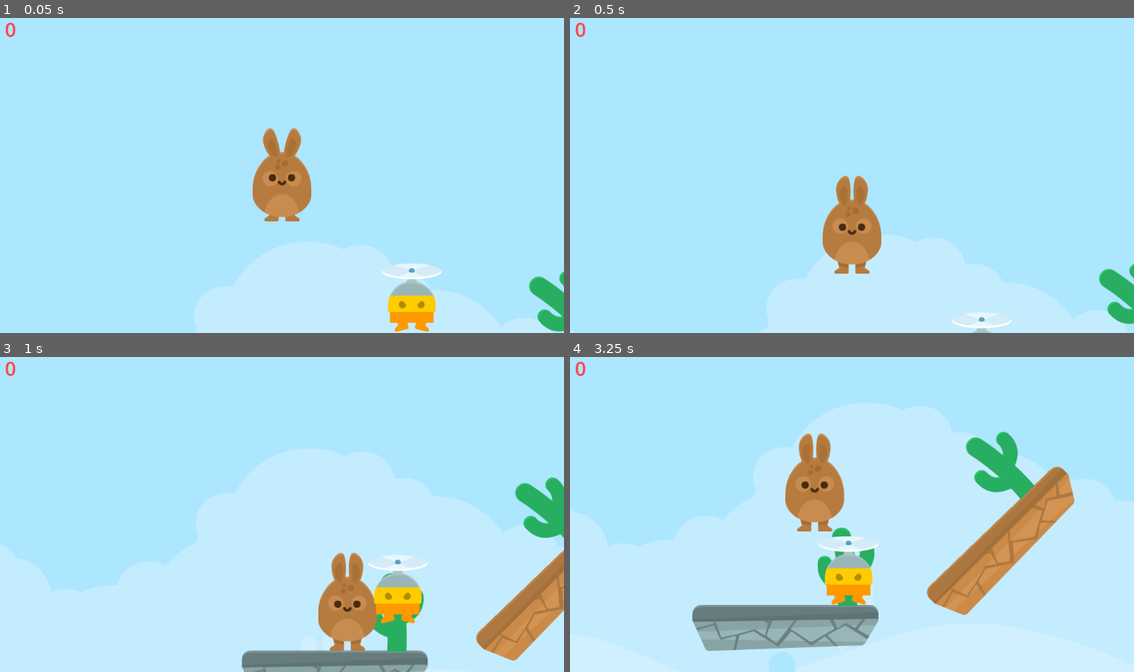
Above: before the commit, frames 1-4 (two rows, left to right).
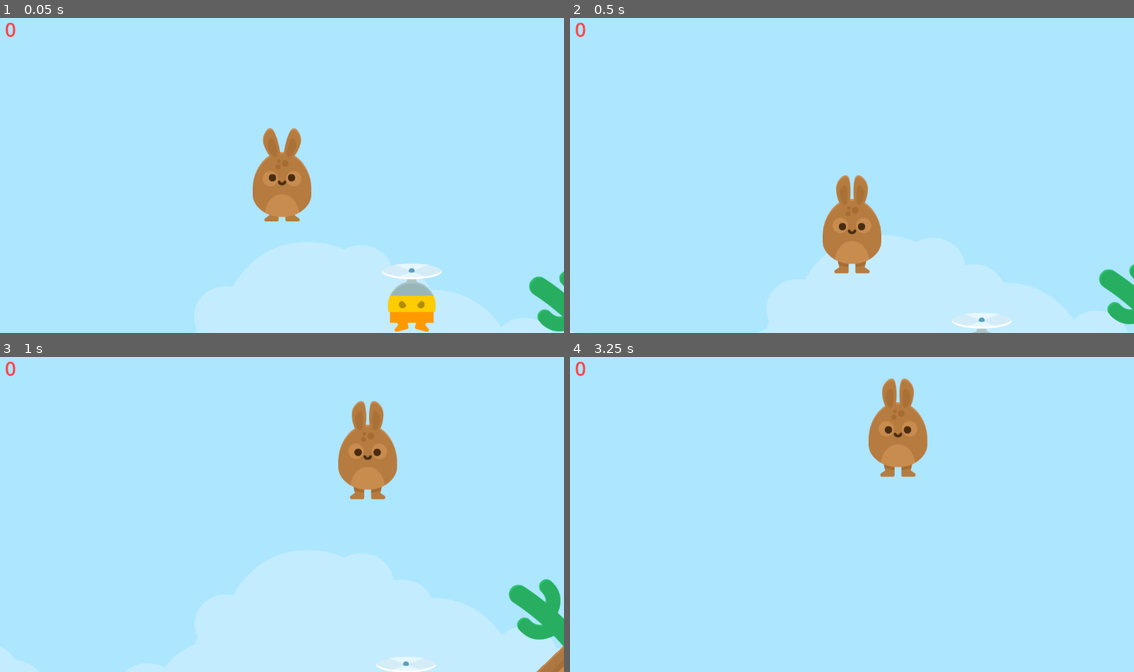
Above: after the commit, the same moments.

Repository: FeniXb3/UD-Platformer-Sample
Game: Godot game, scene res://game.tscn
Two runs of this game, one before a commit and one after it. Both use one fixed random seed, a clock stepped at 60 frames per second and the inputs below.
Inputs:
- Up to frame 1 (0.05 s): no input
- Up to frame 2 (0.5 s): no input
- Up to frame 3 (1 s): hold Right (move_right) from 0.53 s (still down); tap Space (jump) at 0.6, 0.77 s
- Up to frame 4 (3.25 s): tap Space (jump) at 1.07, 1.35, 1.52, 1.82, 2.1, 2.85, 3.02 s; release Right (move_right) at 2.03 s; hold Left (move_left) 2.03-2.78 s; hold Right (move_right) from 2.78 s (still down)

Frame 1 is identical in both runs. In frame 2, 0.2% of the frame differs, in the area x 44-100%, y 49-99%; in frame 3, 13%; in frame 4, 24%, in the area x 0-100%, y 6-100%.

Commit message:
Meeting 5

Diff:
--- a/game.gd
+++ b/game.gd
@@ -2,10 +2,11 @@
 
 @export var points: int
 
+func _ready() -> void:
+	SignalBus.coin_picked.connect(add_point)
+
 func add_point():
 	points += 1
 	$CanvasLayer/MarginContainer/Label.text = str(points)
-
-
-func _on_item_body_entered(body: Node2D) -> void:
-	add_point()
+	if points >= 2:
+		$CanvasLayer/MarginContainer/Label2.show()
--- a/game.tscn
+++ b/game.tscn
@@ -15,7 +15,6 @@
 [ext_resource type="Texture2D" uid="uid://cxkow2i8kpas2" path="res://kenney_jumper-pack/PNG/Enemies/flyMan_fly.png" id="12_7skwb"]
 
 [sub_resource type="PhysicsMaterial" id="PhysicsMaterial_e3q3f"]
-friction = 0.0
 bounce = 0.5
 
 [sub_resource type="PhysicsMaterial" id="PhysicsMaterial_rg7px"]
@@ -38,6 +37,12 @@
 [sub_resource type="LabelSettings" id="LabelSettings_lc2xo"]
 font_size = 40
 font_color = Color(1, 0.28, 0.28, 1)
+
+[sub_resource type="LabelSettings" id="LabelSettings_215e1"]
+font_size = 100
+font_color = Color(0.772907, 0.651103, 0.0145043, 1)
+outline_size = 5
+outline_color = Color(1, 0.933333, 0, 1)
 
 [node name="Game" type="Node2D"]
 script = ExtResource("1_lc2xo")
@@ -112,6 +117,7 @@
 [node name="Platform2" parent="Platforms" instance=ExtResource("6_1k4y3")]
 position = Vector2(191, 312)
 physics_material_override = SubResource("PhysicsMaterial_e3q3f")
+constant_linear_velocity = Vector2(100, 0)
 
 [node name="CactusPlatform" parent="Platforms" instance=ExtResource("7_k8xh3")]
 position = Vector2(642, 141)
@@ -170,6 +176,8 @@
 grow_horizontal = 2
 grow_vertical = 2
 theme_override_constants/margin_left = 10
+metadata/_edit_lock_ = true
+metadata/_edit_group_ = true
 
 [node name="Label" type="Label" parent="CanvasLayer/MarginContainer"]
 layout_mode = 2
@@ -178,6 +186,13 @@
 text = "0"
 label_settings = SubResource("LabelSettings_lc2xo")
 
-[connection signal="body_entered" from="Item" to="." method="_on_item_body_entered"]
+[node name="Label2" type="Label" parent="CanvasLayer/MarginContainer"]
+visible = false
+layout_mode = 2
+text = "JESTEŚ ZWYCIĘZCĄ!"
+label_settings = SubResource("LabelSettings_215e1")
+horizontal_alignment = 1
+vertical_alignment = 1
+
 [connection signal="body_entered" from="Item" to="Item" method="_on_body_entered"]
 [connection signal="body_entered" from="Item2" to="Item2" method="_on_body_entered"]
--- a/item.gd
+++ b/item.gd
@@ -4,8 +4,10 @@
 
 
 func _on_body_entered(body: Node2D) -> void:
+	set_deferred("monitoring", false)
 	sprite_2d.hide()
 	gpu_particles_2d.emitting = true
+	SignalBus.coin_picked.emit()
 
 func _on_gpu_particles_2d_finished() -> void:
 	queue_free()
--- a/player.gd
+++ b/player.gd
@@ -1,4 +1,4 @@
-extends CharacterBody2D
+extends RigidBody2D
 
 
 const SPEED = 500.0
@@ -7,19 +7,19 @@
 
 func _physics_process(delta: float) -> void:
 	# Add the gravity.
-	if not is_on_floor():
-		velocity += get_gravity() * delta
-
-	# Handle jump.
-	if Input.is_action_just_pressed("jump") and is_on_floor():
-		velocity.y = JUMP_VELOCITY
+	#if not is_on_floor():
+		#velocity += get_gravity() * delta
+#
+	## Handle jump.
+	if Input.is_action_just_pressed("jump"):
+		linear_velocity.y = JUMP_VELOCITY
 
 	# Get the input direction and handle the movement/deceleration.
 	# As good practice, you should replace UI actions with custom gameplay actions.
 	var direction := Input.get_axis("move_left", "move_right")
 	if direction:
-		velocity.x = direction * SPEED
-	else:
-		velocity.x = move_toward(velocity.x, 0, SPEED)
-
-	move_and_slide()
+		linear_velocity.x = direction * SPEED
+	#else:
+		#velocity.x = move_toward(velocity.x, 0, SPEED)
+#
+	#move_and_slide()
--- a/player.tscn
+++ b/player.tscn
@@ -46,9 +46,10 @@
 radius = 56.0
 height = 168.0
 
-[node name="Player" type="CharacterBody2D"]
+[node name="Player" type="RigidBody2D"]
 position = Vector2(78, 123)
 collision_layer = 2
+lock_rotation = true
 script = ExtResource("1_4lppc")
 
 [node name="Sprite2D" type="Sprite2D" parent="."]
@@ -56,7 +57,7 @@
 
 [node name="AnimationPlayer" type="AnimationPlayer" parent="Sprite2D"]
 libraries = {
-"": SubResource("AnimationLibrary_si6oq")
+&"": SubResource("AnimationLibrary_si6oq")
 }
 autoplay = "idle"
 
--- a/project.godot
+++ b/project.godot
@@ -14,6 +14,10 @@
 run/main_scene="res://game.tscn"
 config/features=PackedStringArray("4.4", "Forward Plus")
 config/icon="res://icon.svg"
+
+[autoload]
+
+SignalBus="*res://signal_bus.gd"
 
 [input]
 
--- /dev/null
+++ b/signal_bus.gd
@@ -0,0 +1,3 @@
+extends Node
+
+signal coin_picked
Not shown: 1 places in game.tscn that only renumber resources
Not shown, added: signal_bus.gd.uid
